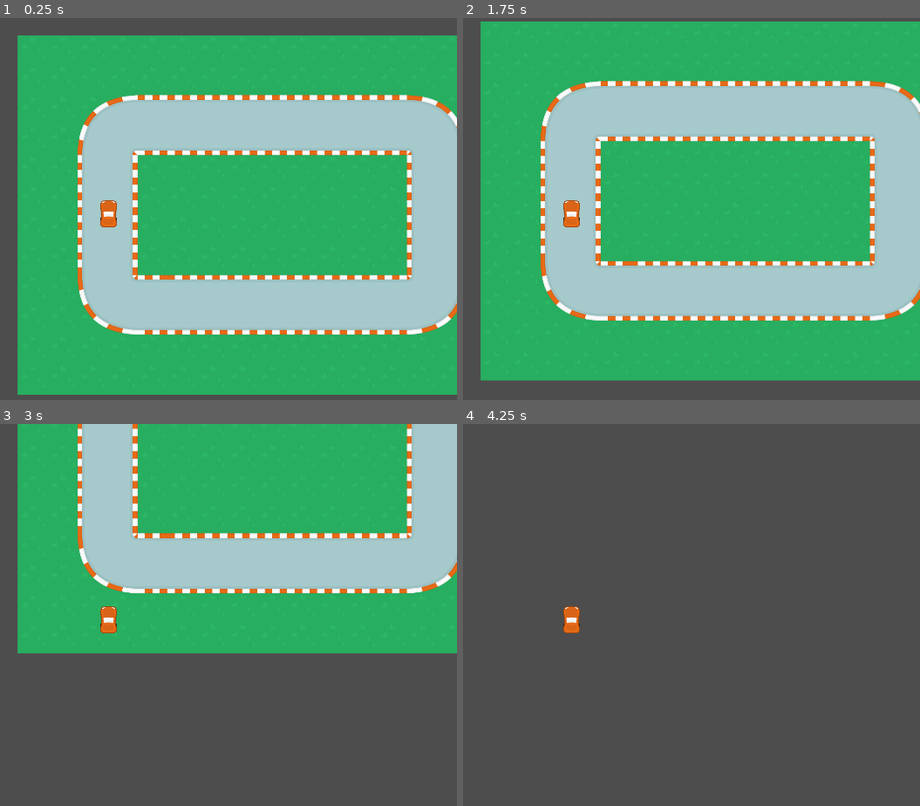
Above: before the commit, frames 1-4 (two rows, left to right).
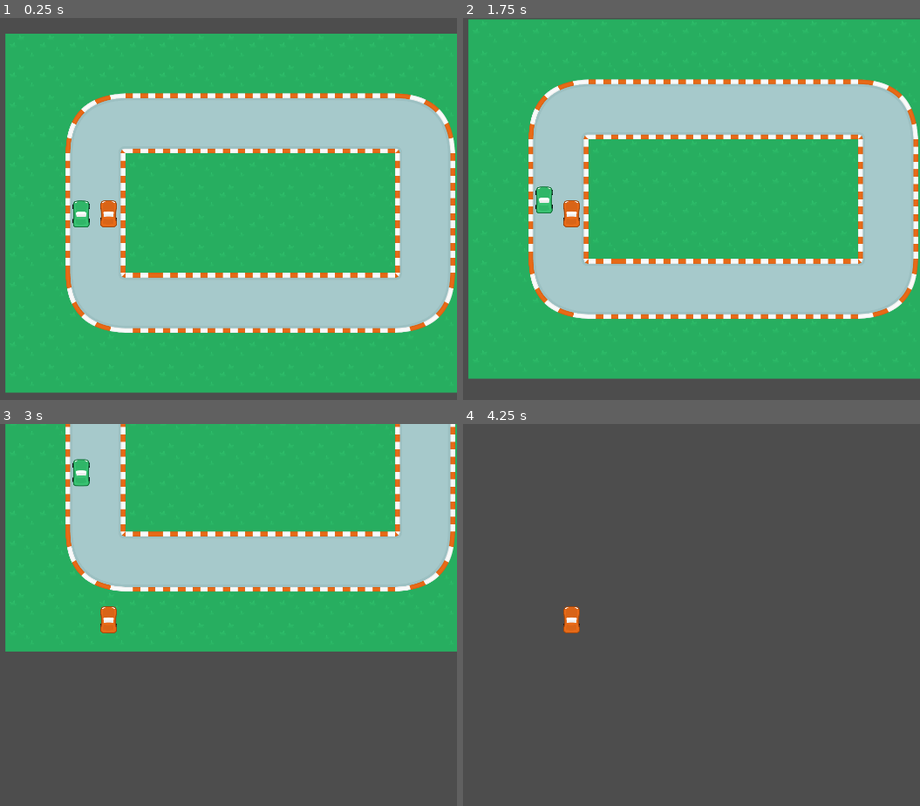
Above: after the commit, the same moments.

Repository: fredchien3/20-game-challenge
Game: Godot game, scene res://scenes/main/main.tscn
Two runs of this game, one before a commit and one after it. Both use one fixed random seed, a clock stepped at 60 frames per second and the inputs below.
Inputs:
- Up to frame 1 (0.25 s): no input
- Up to frame 2 (1.75 s): tap Enter at 0.5 s; hold Right (steer_right, bound only before the commit) 0.53-1.28 s; hold Space (drift, bound only before the commit) 0.53-1.28 s; hold Down (accelerate_backward, bound only before the commit) from 1.28 s (still down); tap Space (drift, bound only before the commit) at 1.35 s
- Up to frame 3 (3 s): release Down (accelerate_backward, bound only before the commit) at 2.03 s; hold Right (steer_right, bound only before the commit) 2.03-2.78 s; hold Space (drift, bound only before the commit) 2.03-2.78 s; hold Down (accelerate_backward, bound only before the commit) from 2.78 s (still down); tap Space (drift, bound only before the commit) at 2.85 s
- Up to frame 4 (4.25 s): release Down (accelerate_backward, bound only before the commit) at 3.53 s; hold Left (steer_left, bound only before the commit) from 3.53 s (still down); hold Space (drift, bound only before the commit) from 3.53 s (still down)

The runs differ from the first frame. In frame 1, 13% of the frame differs, in the area x 1-100%, y 4-99%; in frame 2, 14%, in the area x 1-100%, y 0-95%; in frame 3, 8.5%; in frame 4, less than 0.1%.

Commit message:
Add Player 2 keybindings, second car

Diff:
--- a/4--indy-500/project.godot
+++ b/4--indy-500/project.godot
@@ -22,28 +22,53 @@
 
 [input]
 
-steer_left={
+steer_left_1={
 "deadzone": 0.2,
 "events": [Object(InputEventKey,"resource_local_to_scene":false,"resource_name":"","device":-1,"window_id":0,"alt_press …(195 unchanged characters)…
 ]
 }
-steer_right={
+steer_right_1={
 "deadzone": 0.2,
 "events": [Object(InputEventKey,"resource_local_to_scene":false,"resource_name":"","device":-1,"window_id":0,"alt_press …(195 unchanged characters)…
 ]
 }
-accelerate_forward={
+accelerate_forward_1={
 "deadzone": 0.2,
 "events": [Object(InputEventKey,"resource_local_to_scene":false,"resource_name":"","device":-1,"window_id":0,"alt_press …(195 unchanged characters)…
 ]
 }
-accelerate_backward={
+accelerate_backward_1={
 "deadzone": 0.2,
 "events": [Object(InputEventKey,"resource_local_to_scene":false,"resource_name":"","device":-1,"window_id":0,"alt_press …(195 unchanged characters)…
 ]
 }
-drift={
+drift_1={
 "deadzone": 0.2,
 "events": [Object(InputEventKey,"resource_local_to_scene":false,"resource_name":"","device":-1,"window_id":0,"alt_press …(191 unchanged characters)…
 ]
 }
+steer_left_2={
+"deadzone": 0.2,
+"events": [Object(InputEventKey,"resource_local_to_scene":false,"resource_name":"","device":-1,"window_id":0,"alt_pressed":false,"shift_pressed":false,"ctrl_pressed":false,"meta_pressed":false,"pressed":false,"keycode":0,"physical_keycode":65,"key_label":0,"unicode":97,"location":0,"echo":false,"script":null)
+]
+}
+steer_right_2={
+"deadzone": 0.2,
+"events": [Object(InputEventKey,"resource_local_to_scene":false,"resource_name":"","device":-1,"window_id":0,"alt_pressed":false,"shift_pressed":false,"ctrl_pressed":false,"meta_pressed":false,"pressed":false,"keycode":0,"physical_keycode":68,"key_label":0,"unicode":100,"location":0,"echo":false,"script":null)
+]
+}
+accelerate_forward_2={
+"deadzone": 0.2,
+"events": [Object(InputEventKey,"resource_local_to_scene":false,"resource_name":"","device":-1,"window_id":0,"alt_pressed":false,"shift_pressed":false,"ctrl_pressed":false,"meta_pressed":false,"pressed":false,"keycode":0,"physical_keycode":87,"key_label":0,"unicode":119,"location":0,"echo":false,"script":null)
+]
+}
+accelerate_backward_2={
+"deadzone": 0.2,
+"events": [Object(InputEventKey,"resource_local_to_scene":false,"resource_name":"","device":-1,"window_id":0,"alt_pressed":false,"shift_pressed":false,"ctrl_pressed":false,"meta_pressed":false,"pressed":false,"keycode":0,"physical_keycode":83,"key_label":0,"unicode":115,"location":0,"echo":false,"script":null)
+]
+}
+drift_2={
+"deadzone": 0.2,
+"events": [Object(InputEventKey,"resource_local_to_scene":false,"resource_name":"","device":-1,"window_id":0,"alt_pressed":false,"shift_pressed":false,"ctrl_pressed":false,"meta_pressed":false,"pressed":false,"keycode":0,"physical_keycode":4194325,"key_label":0,"unicode":0,"location":0,"echo":false,"script":null)
+]
+}
--- a/4--indy-500/scenes/car/car.gd
+++ b/4--indy-500/scenes/car/car.gd
@@ -1,4 +1,6 @@
 extends RigidBody2D
+
+@export var player_num: int
 
 const ACCELERATION = 800
 const ROLL_FRICTION = 200
@@ -9,7 +11,21 @@
 const SIDEWAYS_FRICTION = 1
 const DRIFTING_FRICTION = 3
 
-func _process(delta: float) -> void:
+var accelerate_action
+var decelerate_action
+var steer_left_action
+var steer_right_action
+var drift_action
+func _ready() -> void:
+	if player_num == 2:
+		$Body.texture = load("res://scenes/car/car_green.png")
+	accelerate_action = "accelerate_forward_" + str(player_num)
+	decelerate_action = "accelerate_backward_" + str(player_num)
+	steer_left_action = "steer_left_" + str(player_num)
+	steer_right_action = "steer_right_" + str(player_num)
+	drift_action = "drift_" + str(player_num)
+
+func _process(_delta: float) -> void:
 	$Wheels/LeftWheel.rotation_degrees = angular_velocity * 12
 	$Wheels/RightWheel.rotation_degrees = angular_velocity * 12
 
@@ -18,10 +34,10 @@
 	var step := state.get_step()
 
 	# Get inputs
-	var accelerating := Input.is_action_pressed("accelerate_forward")
-	var decelerating := Input.is_action_pressed("accelerate_backward")
-	var steer_direction := Input.get_axis("steer_left", "steer_right")
-	var drifting := Input.is_action_pressed("drift")
+	var accelerating := Input.is_action_pressed(accelerate_action)
+	var decelerating := Input.is_action_pressed(decelerate_action)
+	var steer_direction := Input.get_axis(steer_left_action, steer_right_action)
+	var drifting := Input.is_action_pressed(drift_action)
 
 	# Handle drift
 	var sideways_friction
@@ -34,7 +50,7 @@
 	if accelerating or decelerating:
 		if not drifting:
 			velocity += transform.x \
-				* Input.get_axis("accelerate_backward", "accelerate_forward") \
+				* Input.get_axis(decelerate_action, accelerate_action) \
 				* ACCELERATION * step
 		if steer_direction != 0:
 			if angular_velocity > -STEER_LIMIT and angular_velocity < STEER_LIMIT:
--- a/4--indy-500/scenes/main/main.tscn
+++ b/4--indy-500/scenes/main/main.tscn
@@ -14,10 +14,16 @@
 tile_set = ExtResource("1_hyk8p")
 
 [node name="Car" parent="." instance=ExtResource("2_iuonh")]
-position = Vector2(389, 763)
+position = Vector2(440, 771)
 rotation = -1.57079
+player_num = 1
 
 [node name="Camera2D" type="Camera2D" parent="Car"]
 position = Vector2(-2.12193e-05, -2.20537e-06)
 rotation = 1.57079
 zoom = Vector2(0.645, 0.645)
+
+[node name="Car2" parent="." instance=ExtResource("2_iuonh")]
+position = Vector2(323, 772)
+rotation = -1.57079
+player_num = 2
Not shown, added: 4--indy-500/scenes/car/car.tscn4191508170.tmp
Not shown, added: 4--indy-500/scenes/car/car.tscn4197390614.tmp
